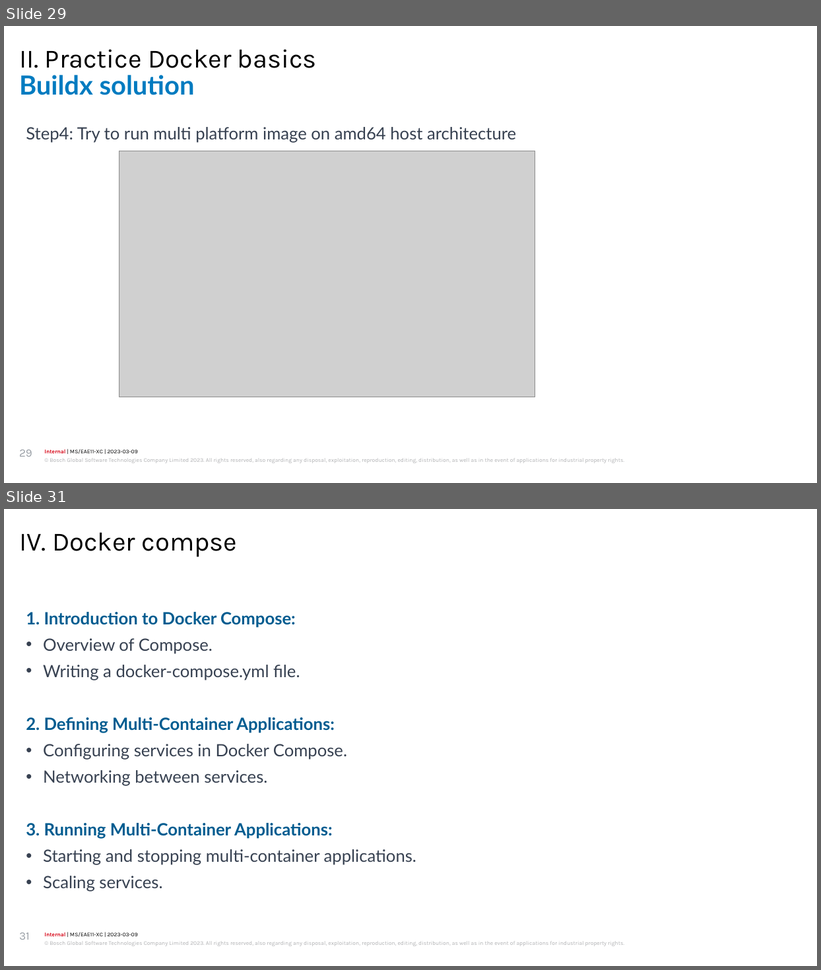
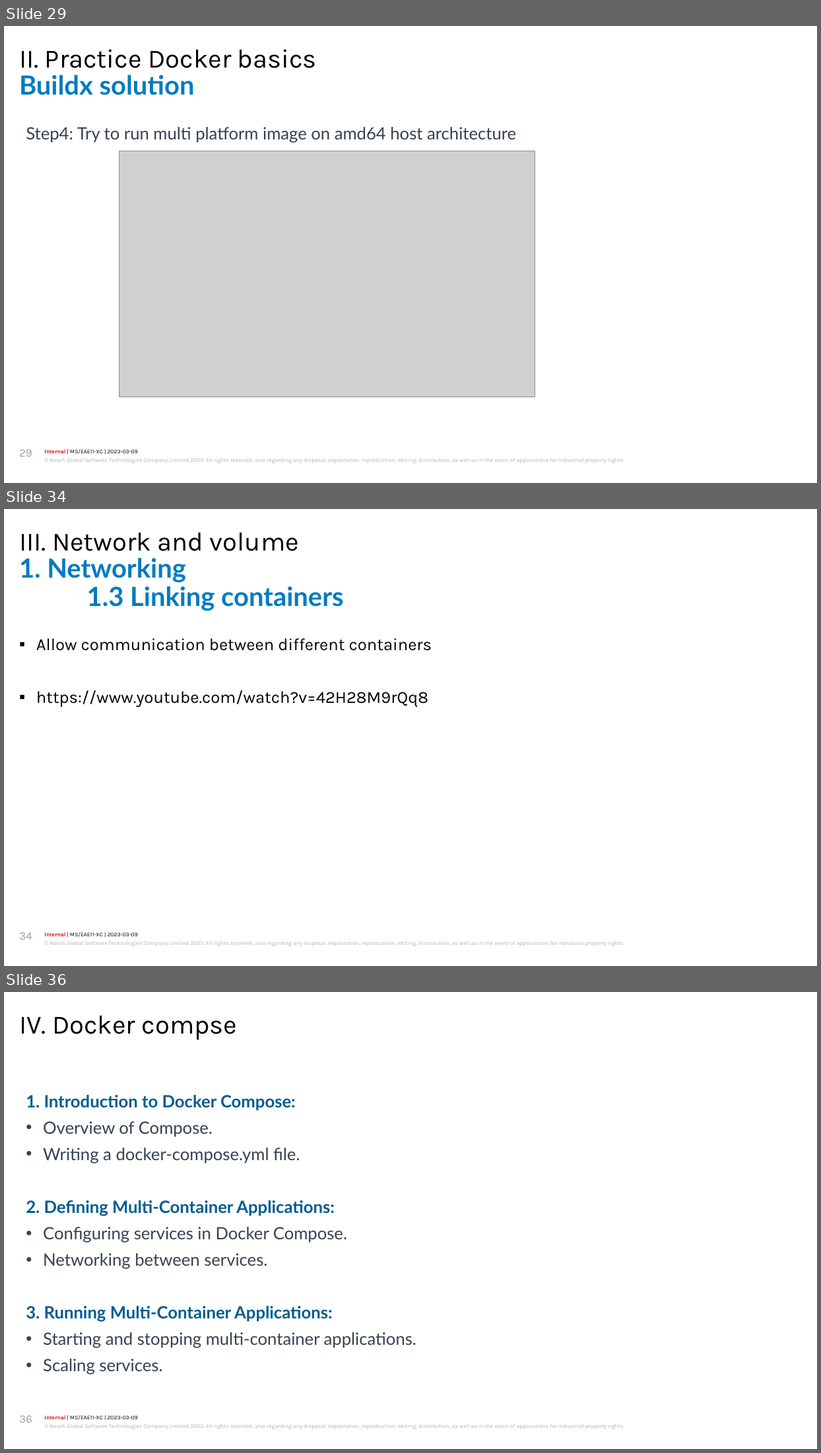
Before and after one commit to luckyfker/DockerDocs, a slide deck: EAE_Competence_Docker_practice.pptx. Shown one above the other, each under a label of ours: slides 29 and 31 before the commit, slides 29, 34 and 36 after it; the slides between them are not shown. The pictures are 821x970 and 821x1453 pixels, drawn with LibreOffice and Linux fonts; fonts in the diff are those of the drawing; grey boxes stand for pictures; background and template pictures are left out. Boxes give left, top, right and bottom in pixels: in the first picture for what was removed or moved away, otherwise in the second. Text is boxed around its words. In the diff, an @@ line names an element or a change of style, - is before the commit and + after.

Commit message:
update networking

```diff
--- a/EAE_Competence_Docker_practice.pptx
+++ b/EAE_Competence_Docker_practice.pptx
@@ slide 34 added at (4, 509, 817, 966), background #FFFFFF; not listed: 2 template elements that a slide beside it also shows @@
@@ text added at (19, 532, 299, 551), 28 pt, text #000000 @@
+III. Network and volume
@@ title added at (19, 558, 343, 611), 28 pt, text #007BC0, bold @@
+1. Networking
+1.3 Linking containers
@@ text added at (36, 638, 432, 707), 18 pt, text #000000 @@
+▪ Allow communication between different containers
+▪ https://www.youtube.com/watch?v=42H28M9rQq8
@@ page number added at (19, 933, 32, 940), 12 pt, text #999FA6 @@
+34
@@ what was slide 31 is now slide 36 @@
@@ page number at (19, 1416, 32, 1423): text changed @@
-31
+36
```
Also in this commit, not shown: 1 slide changed, 4 other slides added.
